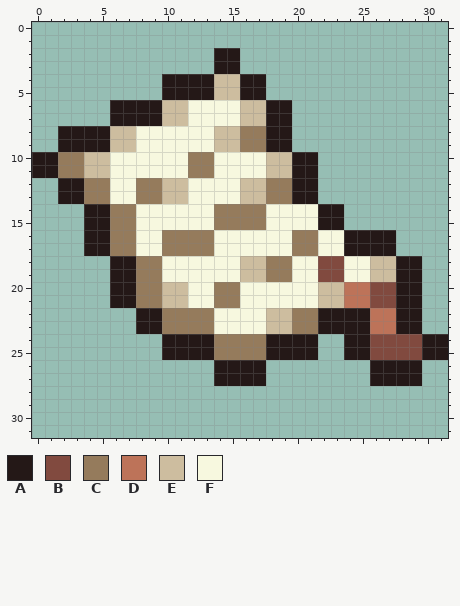
Pixel-art sprite -- Flat/5MomsPlace/images/paper.png. Above, as it was before the edit.
The file is 32x32 pixels. Colours within 5 levels of each other are drawn and written as one.
Palette (. is transparent): A #241817  B #814a3f  C #957b5c  D #bd7359  E #cdbd9f  F #f7f8df
Once edited:
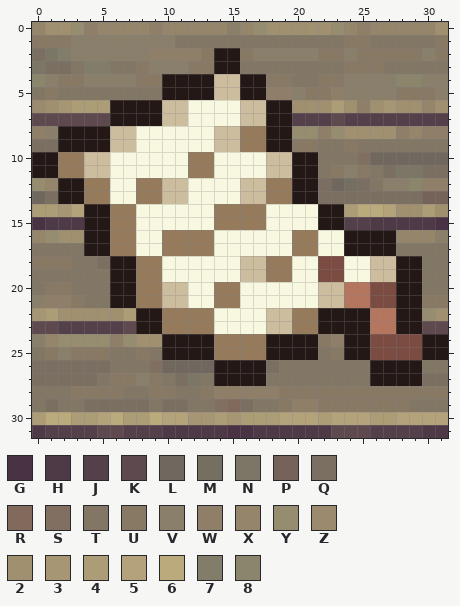
Colours new in this view: G #493243  H #4e3946  J #54404a  K #5e494f  L #70685e  M #756f62  N #7b7665  P #756259  Q #7b6f62  R #81695c  S #817061  T #827664  U #887965  V #897f6a  W #8f7f69  X #95856b  Y #968c6f  Z #9c8a6f  2 #a19070  3 #a69674  4 #ac9d77  5 #b4a37a  6 #bbaa7c  7 #817d68  8 #8a856b
From old to new:
colour B: #814a3f -> #7a4c42
colour D: #bd7359 -> #b4765e
Changed rows in their new state; - is a pixel that keeps its letter.
first column x 0:
 0 X22YWXXXXWXXXXXVXY22222YXWXXXXX2
 1 UUUVVVVVVVVTTTTTTTTTTTTTUUTTTTTU
 2 QN7VVVVVVWWWWU--UVVVVVUUVUUUUUVU
 3 NQQT77TTUVVVUU--TTTTTTTTUUUTTTTT
 4 8VUUVVVVUU--------UUTTUUVVVV88VV
 5 TUTTTTTTTT--------WWVUUWVVVVUUUV
 6 Z23444--------------22242W2322X2
 7 KKKKKK--------------JJJKJJJJJJJJ
 8 WV------------------YYWY2222WXWW
 9 QQ------------------UUTTUTTTTTTT
10 ----------------------TTTSLLLLLL
11 ----------------------TUVUTQNNQQ
12 YX--------------------QLMQTVV8WW
13 LQ--------------------QQQQQQQQPP
14 4435--------------------46652242
15 GHHH--------------------JJHHHHHG
16 XY22------------------------XXXV
17 TTTT------------------------TTTT
18 UUUTTQ------------------------TT
19 TTTTTT------------------------TT
20 TUUTTT------------------------TT
21 VWWUTT------------------------UU
22 34222224----------------------Y2
23 KKJJJJJK----------------------KK
24 VXYYYYWY22------------UW--------
25 TUVUUUTTUT------------TU--------
26 QQQQQQTTTSLLLL----QTTTTTTT----TT
27 QQQQQTUUVUTQNT----TTTTTTTT----QQ
28 TTTUUUUTTUUTTUWWWWWUUUUUUUUUUUUU
29 TQTTQQQQQTQQTTSRQTTUWWUUUUUUUTTT
30 46644564465533434445554555445555
31 HJJJJKKJJJHHHHHGGHHHHHHKKKJJJJHH
